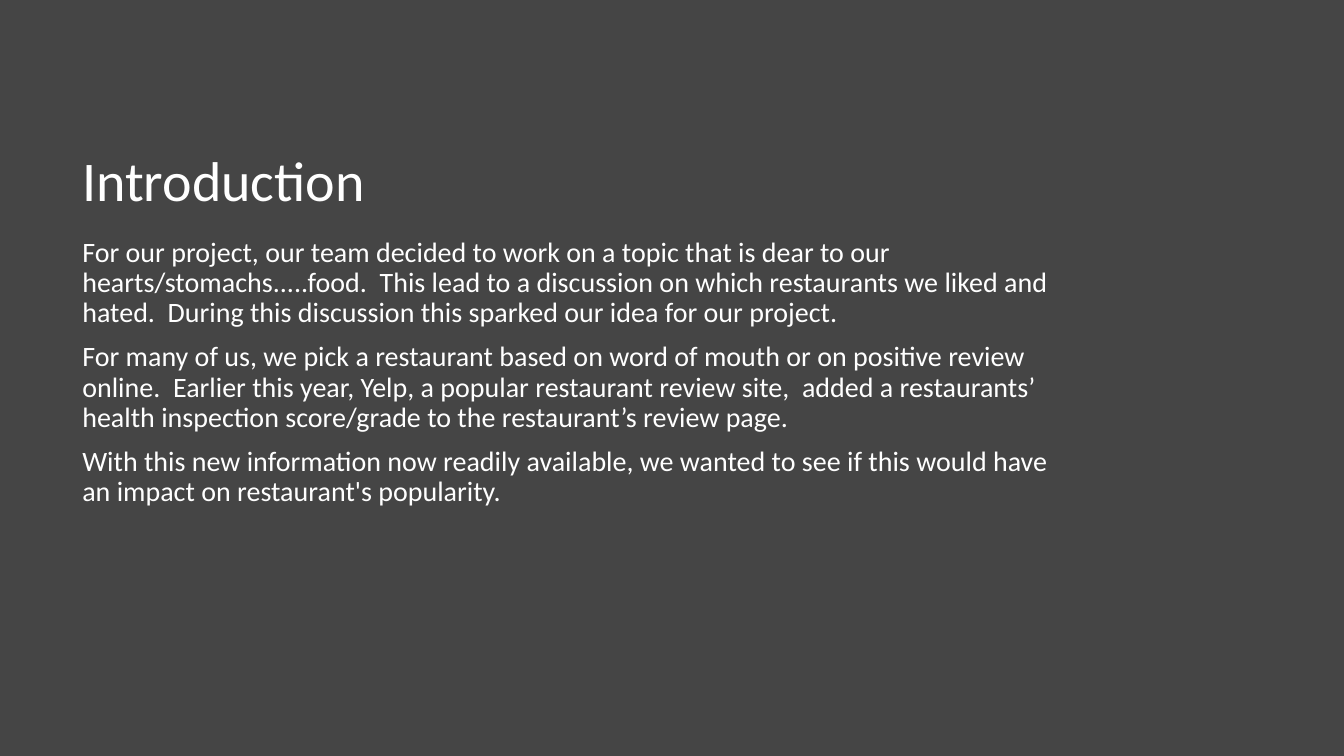
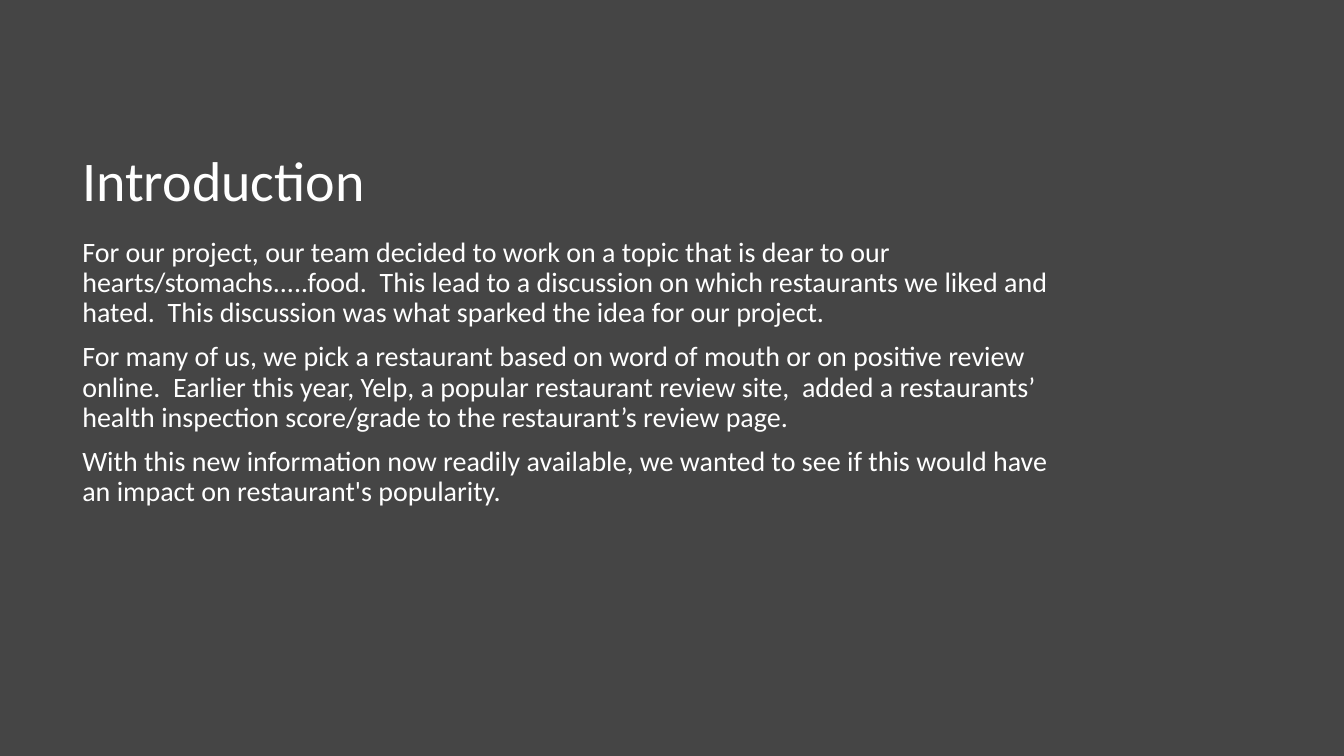
Before and after one commit to ryankchang/project1, a slide deck: slide 2 of GoodEats.pptx. Drawn at 1344x756 pixels with LibreOffice and Linux fonts; fonts in the diff are those of the drawing. Boxes give left, top, right and bottom in pixels: in the first picture for what was removed or moved away, otherwise in the second. Text is boxed around its words. In the diff, an @@ line names an element or a change of style, - is before the commit and + after.

Commit message:
added new slides and verbiage

```diff
--- a/GoodEats.pptx
+++ b/GoodEats.pptx
@@ text at (82, 242, 1047, 327): text changed @@
-For our project, our team decided to work on a topic that is dear to our hearts/stomachs.....food. This lead to a discussion on which restaurants we liked and hated. During this discussion this sparked our idea for our project.
+For our project, our team decided to work on a topic that is dear to our hearts/stomachs.....food. This lead to a discussion on which restaurants we liked and hated. This discussion was what sparked the idea for our project.
```
